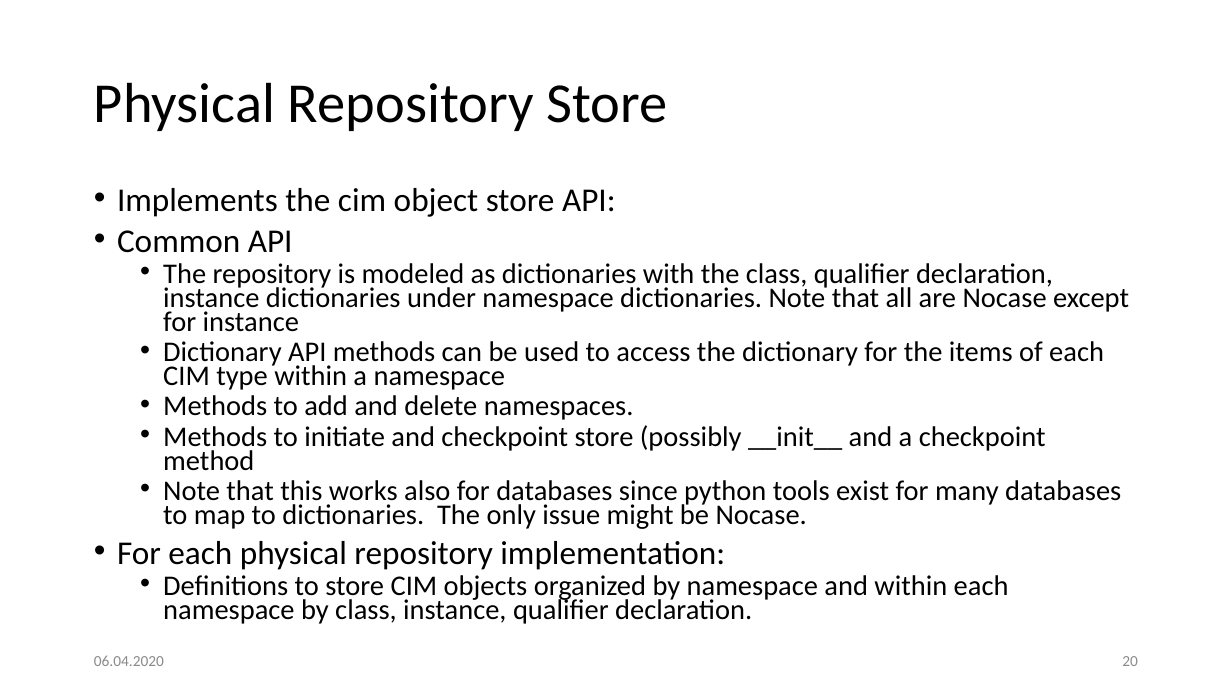
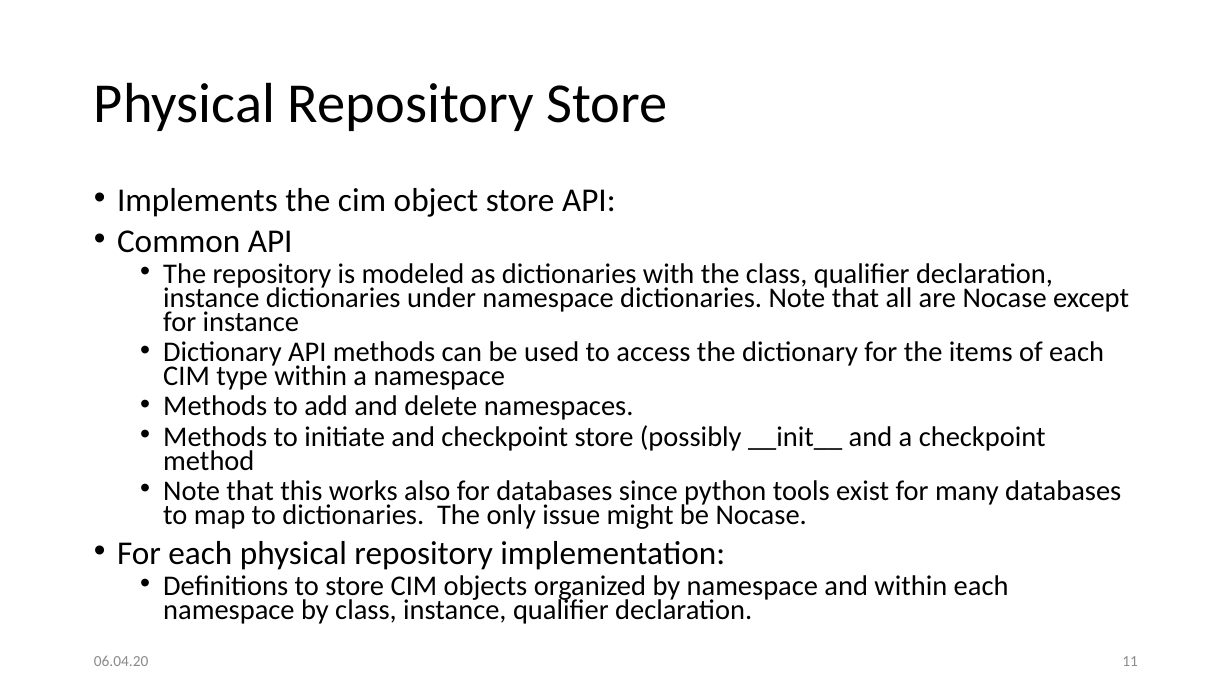
Before and after one commit to pywbem/pywbem, a slide deck: slide 11 of design/RepositoryStructure.pptx (slide 20 before the commit). Drawn at 1232x693 pixels with LibreOffice and Linux fonts; fonts in the diff are those of the drawing. Boxes give left, top, right and bottom in pixels: in the first picture for what was removed or moved away, otherwise in the second. Text is boxed around its words. In the diff, an @@ line names an element or a change of style, - is before the commit and + after.

Commit message:
Updated RepositoryStructure.pptx
Details:
* Moved earlier designs to an 'outdated' section.
* Editorial improvements on picture for latest design.

```diff
--- a/design/RepositoryStructure.pptx
+++ b/design/RepositoryStructure.pptx
@@ text at [94, 655, 148, 666]: text changed @@
-06.04.2020
+06.04.20
@@ page number at [1122, 656, 1138, 666]: text changed @@
-20
+11
```
Also in this commit, not shown: 21 other slides changed, 1 slide added.
